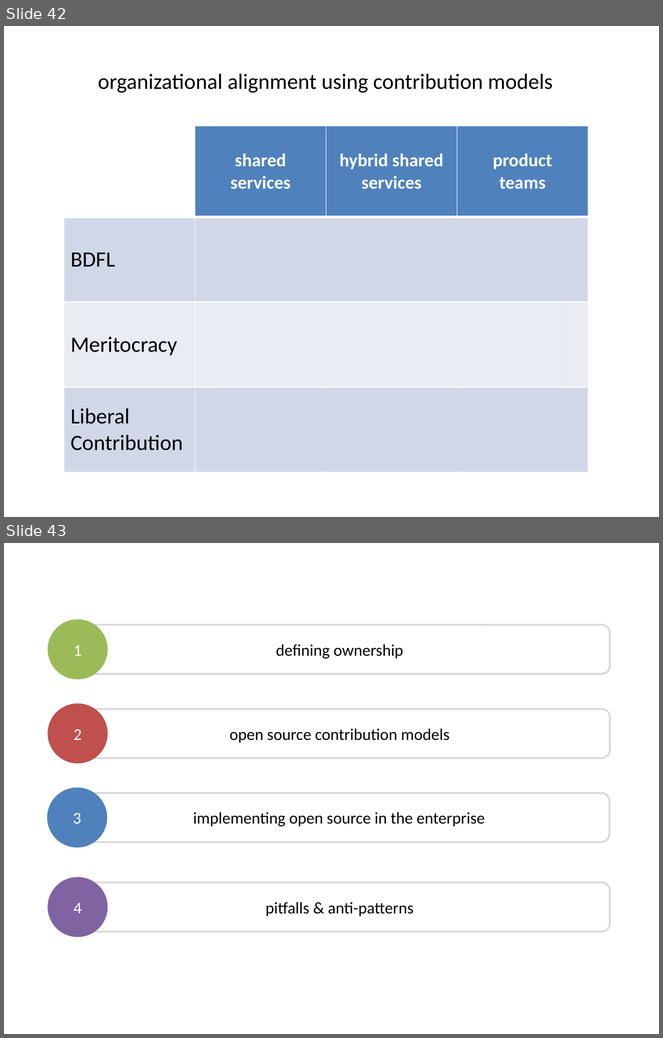
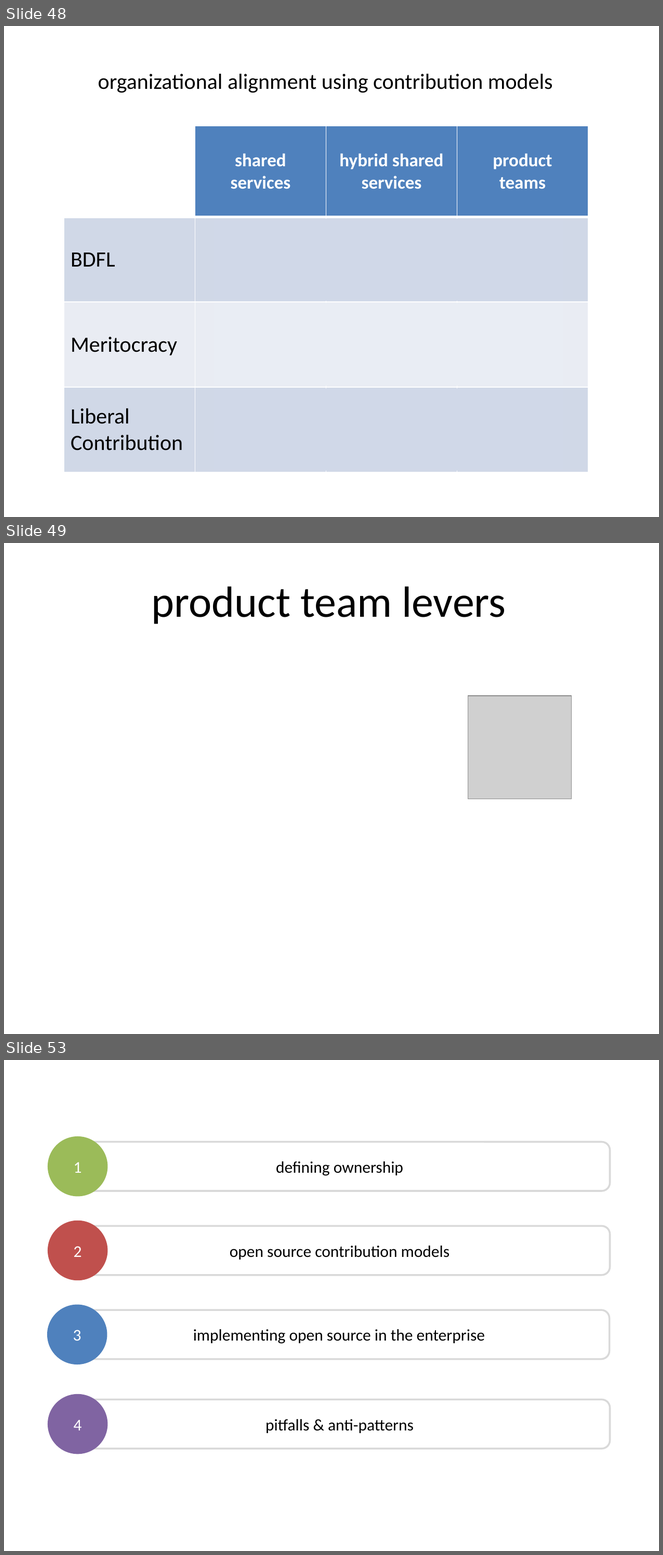
Before and after one commit to dsietz/open-source-model, a slide deck: Adopting the Open Source Model.pptx. Shown one above the other, each under a label of ours: slides 42 and 43 before the commit, slides 48, 49 and 53 after it; the slides between them are not shown. The pictures are 663x1038 and 663x1555 pixels, drawn with LibreOffice and Linux fonts; fonts in the diff are those of the drawing; grey boxes stand for pictures. Boxes give left, top, right and bottom in pixels: in the first picture for what was removed or moved away, otherwise in the second. Text is boxed around its words. In the diff, an @@ line names an element or a change of style, - is before the commit and + after.

```diff
--- a/Adopting the Open Source Model.pptx
+++ b/Adopting the Open Source Model.pptx
@@ slide 49 added at bbox=[4, 543, 659, 1034], background #FFFFFF @@
@@ text added at bbox=[151, 586, 506, 624], 48 pt, text #000000 @@
+product team levers
@@ picture added at bbox=[468, 696, 571, 799] @@
@@ what was slide 42 is now slide 48 @@
@@ what was slide 43 is now slide 53 @@
```
Also in this commit, not shown: 5 slides changed, 9 other slides added.
